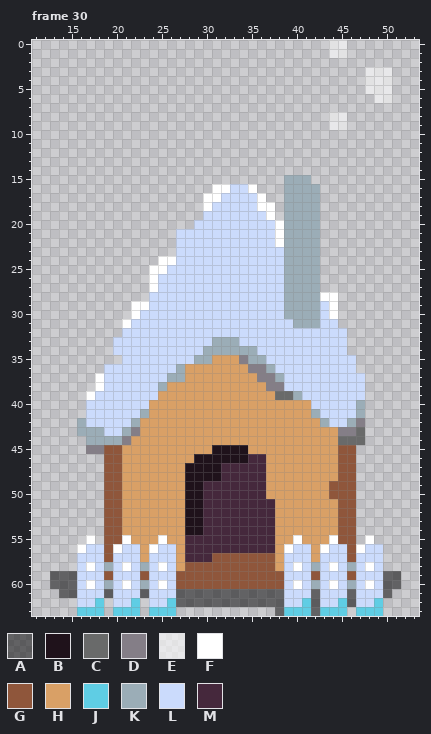
One commit to this pixel-art file: demo3/aseprite/triangles.aseprite. This is how it looked before the edit.
64x64 pixels, 60 frames. Colours within 5 levels of each other are drawn and written as one. Shown: frame 30: x 11..53, y 0..63. The commit also changed other frames, which this record leaves out.
Visible layers, top first: "Layer 2" opacity 55%, "Layer 5", "Layer 1", "Layer 4", "Layer 3" opacity 52%.
Palette (. is transparent): A #00000085  B #1f121b  C #696a6a  D #847e87  E #ffffff8c  F #ffffff  G #8f563b  H #d9a066  J #5fcde4  K #9badb7  L #cbdbfc  M #45283c
Pixels before, frame 30 (only the part around the change), first column x 11:
 0 .................................EE........
 1 .................................EE........
 2 ...........................................
 3 .....................................EEE...
 4 .....................................EEE...
 5 .....................................EEE...
 6 ......................................EE...
 7 ...........................................
 8 .................................EE........
 9 .................................EE........
10 ...........................................
11 ...........................................
12 ...........................................
13 ...........................................
14 ...........................................
15 ............................KKK............
16 ....................FFLLF...KKKK...........
17 ...................FFLLLLF..KKKK...........
18 ...................FLLLLLFF.KKKK...........
19 ...................LLLLLLLF.KKKK...........
20 ..................LLLLLLLLLFKKKK...........
21 ................LLLLLLLLLLLFKKKK...........
22 ................LLLLLLLLLLLFKKKK...........
23 ................LLLLLLLLLLLLKKKK...........
24 ..............FFLLLLLLLLLLLLKKKK...........
25 .............FFLLLLLLLLLLLLLKKKK...........
26 .............FLLLLLLLLLLLLLLKKKK...........
27 .............FLLLLLLLLLLLLLLKKKK...........
28 .............LLLLLLLLLLLLLLLKKKKFF.........
29 ...........FFLLLLLLLLLLLLLLLKKKKLF.........
30 ...........FLLLLLLLLLLLLLLLLKKKKLF.........
31 ..........FLLLLLLLLLLLLLLLLLLKKKLL.........
32 ..........LLLLLLLLLLLLLLLLLLLLLLLLL........
33 .........LLLLLLLLLLLKKKLLLLLLLLLLLL........
34 .........LLLLLLLLLLKKKKKKLLLLLLLLLL........
35 ..........LLLLLLLLKKHHHDKKLLLLLLLLLL.......
36 ........LLLLLLLLKHHHHHHHDDKLLLLLLLLL.......
37 .......FLLLLLLLKKHHHHHHHHDDKLLLLLLLLL......
38 .......FLLLLLLKHHHHHHHHHHHDDLLLLLLLLL......
39 ......FLLLLLLLHHHHHHHHHHHHHCCKLLLLLLL......
40 ......LLLLLLLHHHHHHHHHHHHHHHHHHLLLLLK......
41 ......LLLLLLKHHHHHHHHHHHHHHHHHHKLLLLK......
42 .....KLLLLLKHHHHHHHHHHHHHHHHHHHHKLLKD......
43 .....KKKLLKDHHHHHHHHHHHHHHHHHHHHHHDDC......
44 ......KKKKDHHHHHHHHHHHHHHHHHHHHHHHCCC......
45 ......DDGGHHHHHHHHHHBBBBHHHHHHHHHHGG.......
46 ........GGHHHHHHHHBBBBBBMMHHHHHHHHGG.......
47 ........GGHHHHHHHBBBBMMMMMHHHHHHHHGG.......
48 ........GGHHHHHHHBBBBMMMMMHHHHHHHHGG.......
49 ........GGHHHHHHHBBMMMMMMMHHHHHHHGGG.......
50 ........GGHHHHHHHBBMMMMMMMHHHHHHHGGG.......
51 ........GGHHHHHHHBBMMMMMMMMHHHHHHHGG.......
52 ........GGHHHHHHHBBMMMMMMMMHHHHHHHGG.......
53 ........GGHHHHHHHBBMMMMMMMMHHHHHHHGG.......
54 ........GGHHHHHHHBBMMMMMMMMHHHHHHHGG.......
55 ......F.GGFHHHFHHMMMMMMMMMMHHFHHHFGG.F.....
56 .....FLLGFLLHFLLHMMMMMMMMMMHFLLHFLLGFLL....
57 .....LLLGLLLHLLLHMMMGGGGGGGHLLLHLLLGLLL....
58 .....LFLKLFLKLFLHGGGGGGGGGGHLFLKLFLKLFL....
59 ..AAALLLGLLLGLLLGGGGGGGGGGGGLLLGLLLGLLLAA..
60 ..AAALFLKLFLKLFLGGGGGGGGGGGGLFLKLFLKLFLAA..
61 ...AALLLALLLALLLAAAAAAAAAAAALLLALLLALLLA...
62 .....LLJ.LLJ.LLJAAAAAAAAAAAALLJALLJALLJ....
63 .....JJJ.JJJ.JJJ...........AJJJAJJJ.JJJ....
Now the later version:
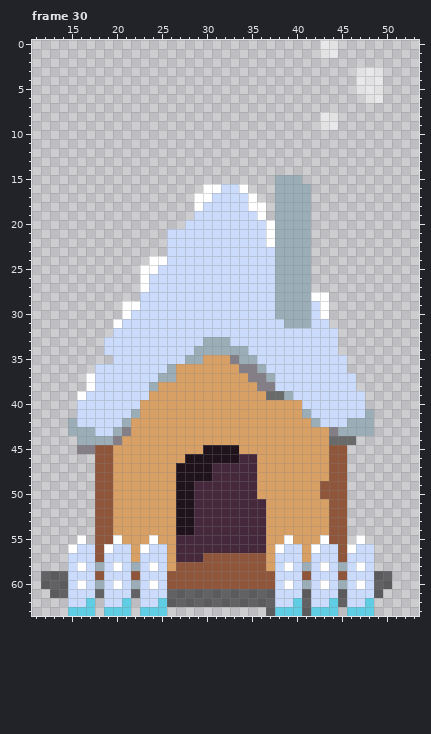
Edits made:
Changed rows in their new state; - is an unchanged pixel.
Frame 30:
first column x 43:
 0 E-.-----
 1 E-.-----
 3 ----E--.
 4 ----E--.
 5 ----E--.
 6 -----E-.
 8 E-.-----
 9 E-.-----
first column x 12:
15 --------------------------K--.----------
16 ------------------F-L-F.--K---.---------
17 -----------------F-L---F.-K---.---------
18 -----------------FL----F-.K---.---------
19 -----------------L------F.K---.---------
20 ----------------L--------FK---.---------
21 --------------L----------FK---.---------
22 --------------L----------FK---.---------
23 --------------L-----------K---.---------
24 ------------F-L-----------K---.---------
25 -----------F-L------------K---.---------
26 -----------FL-------------K---.---------
27 -----------FL-------------K---.---------
28 -----------L--------------K---F-.-------
29 ---------F-L--------------K---LF.-------
30 ---------FL---------------K---LF.-------
31 --------FL-----------------K--L-.-------
32 --------L------------------------.------
33 -------L----------K--L-----------.------
34 -------L---------K-----L---------.------
35 --------L-------K-H--DK-L---------.-----
36 ------L-------KH------D-KL--------.-----
37 -----FL------K-H-------D-KL--------.----
38 -----FL-----KH----------D-L--------.----
39 ----FL------H------------C-KL-----------
40 ----L------H-----------------L-----L----
41 ----L-----KH-----------------KL----LK---
42 ---KL----KH-------------------KL---KK---
43 ---K--L-KDH---------------------DKKKK---
44 ----K---DH----------------------C--.----
45 ----D-G-H---------B---H---------G-.-----
46 ------G-H-------B-----M-H-------G-.-----
47 ------G-H------B---M----H-------G-.-----
48 ------G-H------B---M----H-------G-.-----
49 ------G-H------B-M------H------G--.-----
50 ------G-H------B-M------H------G--.-----
51 ------G-H------B-M-------H------G-.-----
52 ------G-H------B-M-------H------G-.-----
53 ------G-H------B-M-------H------G-.-----
54 ------G-H------B-M-------H------G-.-----
55 ----F.G-FH--FH-M---------H-FH--FG-.F.---
56 ---FL-GFL-HFL-HM---------HFL-HFL-GFL-.--
57 ---L--GL--HL--HM--G------HL--HL--GL--.--
58 ---LFLKLFLKLFLHG---------HLFLKLFLKLFL.--
59 A--L--GL--GL--G-----------L--GL--GL--A-.
60 A--LFLKLFLKLFLG-----------LFLKLFLKLFLA-.
61 -A-L--AL--AL--A-----------L--AL--AL--A.-
62 ---L-J.L-J.L-JA-----------L-JAL-JAL-J.--
63 ---J--.J--.J--.----------AJ--AJ--.J--.--
